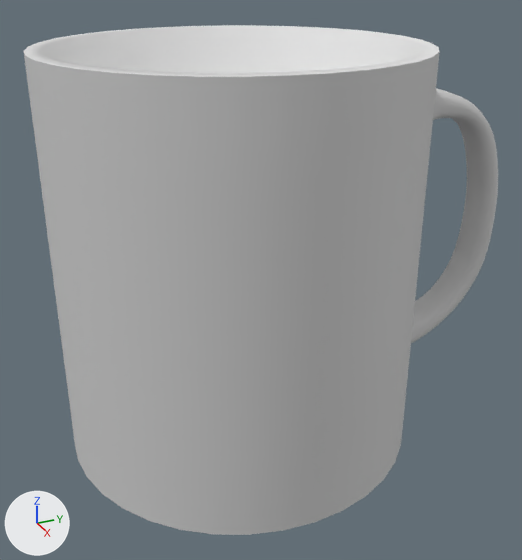
An edit to the OBJ model data/test/room/outside_mug.obj, drawn before and after from the same camera.
Rendered twice from a 50 mm lens placed at (10.85, -4.1, 8.15), pointed at (0.15, 0.72, 2.8). Every picture has the same lights, and +X, +Y and +Z are marked at lower left. Where no turn or scale is listed for an object, it has been applied to the vertices. Vertices at the same position are counted once.

Before the edit, the objects in view are built like this:
```python
me_cup = bpy.data.meshes.new('Cup')
me_cup.from_pydata(...)  # 246 vertices, 360 faces; spans x -2.92..3.22, y -2.81..2.92, z 0.32..6.52
me_cup.materials.append(mat_outside)  # light grey #d1d1d1
me_handle_pivot_handle = bpy.data.meshes.new('Handle_PIVOT_Handle')
me_handle_pivot_handle.from_pydata(...)  # 688 vertices, 1372 faces; spans x -0.32..0.7, y 3.07..5.62, z 0.83..6.02
me_handle_pivot_handle.materials.append(mat_handle)  # light grey #d1d1d1
me_porcelin = bpy.data.meshes.new('Porcelin')
me_porcelin.from_pydata(...)  # 238 vertices, 272 faces; spans x -2.92..3.22, y -2.81..3.33, z 0.0..6.83
me_porcelin.materials.append(mat_1___default)  # light grey #d1d1d1
me_porcelin_001_porcelin_001 = bpy.data.meshes.new('Porcelin_001_Porcelin.001')
me_porcelin_001_porcelin_001.from_pydata(...)  # 145 vertices, 252 faces; spans x -2.92..3.22, y -2.81..3.33, z 0.32..6.83
me_porcelin_001_porcelin_001.materials.append(mat_inside)  # white #e7e7e7
ob_cup = bpy.data.objects.new('Cup', me_cup)
ob_cup.location = (0.0, 0.0, 0.0)
ob_handle_pivot_handle = bpy.data.objects.new('Handle_PIVOT_Handle', me_handle_pivot_handle)
ob_handle_pivot_handle.location = (0.0, 0.0, 0.0)
ob_porcelin = bpy.data.objects.new('Porcelin', me_porcelin)
ob_porcelin.location = (0.0, 0.0, 0.0)
ob_porcelin_001_porcelin_001 = bpy.data.objects.new('Porcelin_001_Porcelin.001', me_porcelin_001_porcelin_001)
ob_porcelin_001_porcelin_001.location = (0.0, 0.0, 0.0)
```
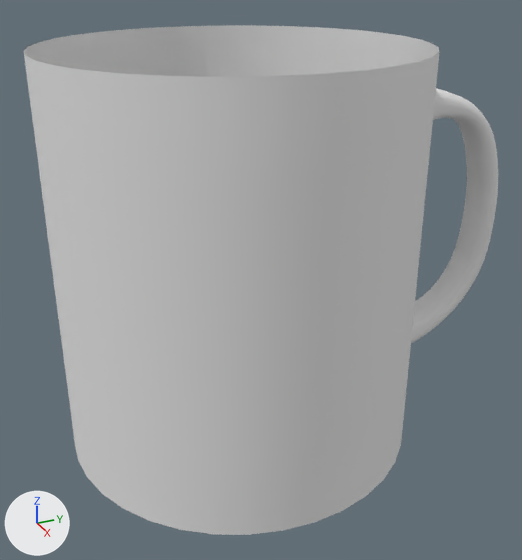
Commit message: updated mug

Edits to the bpy script that builds the scene:
```text
Add mat_1___default_001:
    mat_1___default_001 = principled_material('_1_-_Default.001')
    mat_1___default_001.base_color = (0.8, 0.8, 0.8)  # white #e7e7e7
    mat_1___default_001.roughness = 1.0
Add mat_handle_001:
    mat_handle_001 = principled_material('Handle.001')
    mat_handle_001.base_color = (0.8, 0.8, 0.8)  # white #e7e7e7
    mat_handle_001.roughness = 1.0
Add mat_outside_001:
    mat_outside_001 = principled_material('Outside.001')
    mat_outside_001.base_color = (0.8, 0.8, 0.8)  # white #e7e7e7
    mat_outside_001.roughness = 1.0
Change me_cup:
    where me_cup.from_pydata(...)  # 246 vertices, 360 faces; spans x -2.92..3.22, y -2.81..2.92, z 0.32..6.52
    used by ob_cup; location = (0.0, 0.0, 0.0)
    remove me_cup.materials.append(mat_outside)  # light grey #d1d1d1
    me_cup part 1: its shading normals changed
    add me_cup.materials.append(mat_outside_001)  # white #e7e7e7
Change me_handle_pivot_handle:
    where me_handle_pivot_handle.from_pydata(...)  # 688 vertices, 1372 faces; spans x -0.32..0.7, y 3.07..5.62, z 0.83..6.02
    used by ob_handle_pivot_handle; location = (0.0, 0.0, 0.0)
    remove me_handle_pivot_handle.materials.append(mat_handle)  # light grey #d1d1d1
    me_handle_pivot_handle part 2: its shading normals changed
    add me_handle_pivot_handle.materials.append(mat_handle_001)  # white #e7e7e7
Change me_porcelin:
    where me_porcelin.from_pydata(...)  # 238 vertices, 272 faces; spans x -2.92..3.22, y -2.81..3.33, z 0.0..6.83
    used by ob_porcelin; location = (0.0, 0.0, 0.0)
    remove me_porcelin.materials.append(mat_1___default)  # light grey #d1d1d1
    me_porcelin part 3: its shading normals changed
    add me_porcelin.materials.append(mat_1___default_001)  # white #e7e7e7
Remove ob_porcelin_001_porcelin_001:
    ob_porcelin_001_porcelin_001 = bpy.data.objects.new('Porcelin_001_Porcelin.001', me_porcelin_001_porcelin_001)
    ob_porcelin_001_porcelin_001.location = (0.0, 0.0, 0.0)
```

Location of each change, (x1, y1, x2, y2) in pixels of the pictures (522 x 560 px):
'Cup', recoloured, shading changed
    both: (26, 42, 437, 518)
'Porcelin', recoloured, shading changed
    both: (24, 25, 440, 535)
'Porcelin_001_Porcelin.001', deleted
    before: (24, 25, 440, 77)
'Handle_PIVOT_Handle', recoloured, shading changed
    both: (411, 88, 498, 343)
